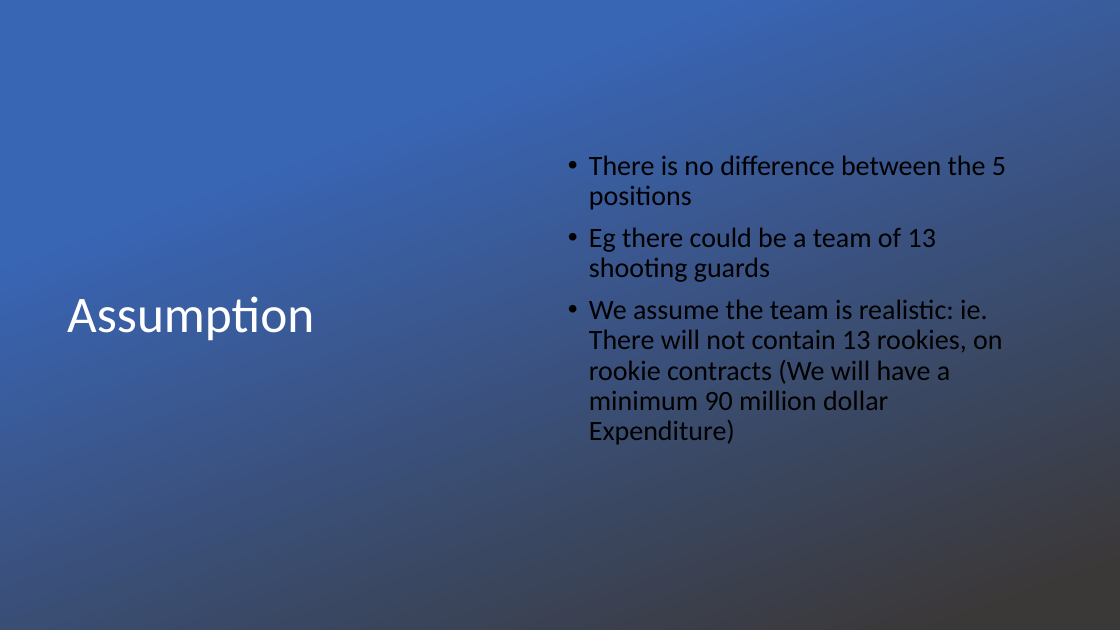
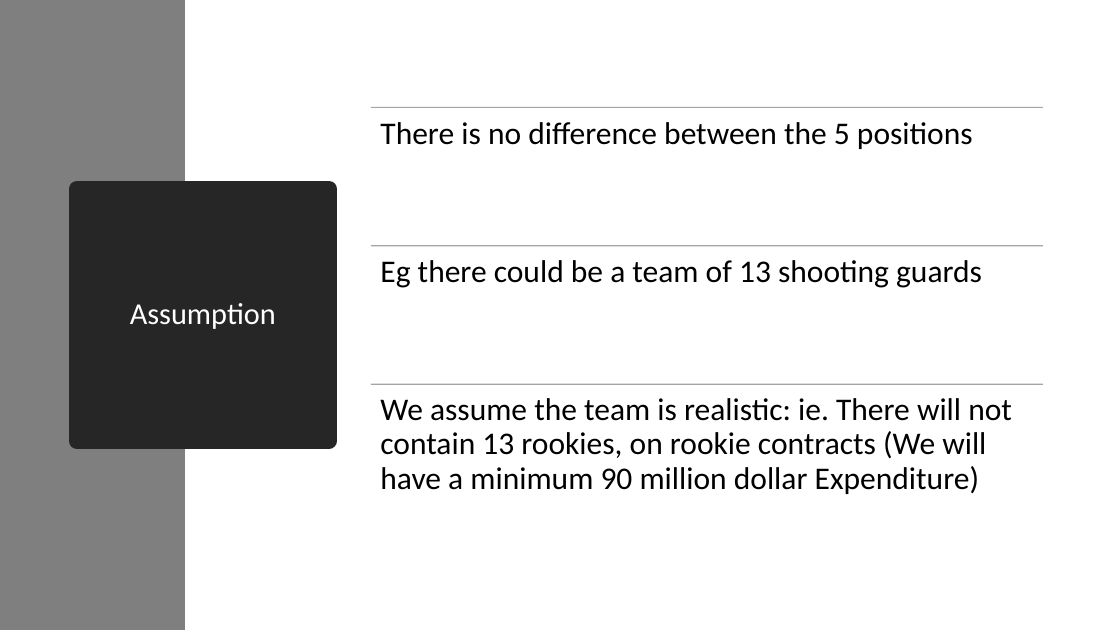
Before and after one commit to Math441Iguess/Math441NBAStuff, a slide deck: slide 4 of Creating a Championship Winning NBA Team (1).pptx. Drawn at 1120x630 pixels with LibreOffice and Linux fonts; fonts in the diff are those of the drawing; background and template pictures are left out. Boxes give left, top, right and bottom in pixels: in the first picture for what was removed or moved away, otherwise in the second. Text is boxed around its words. In the diff, an @@ line names an element or a change of style, - is before the commit and + after.

```diff
--- a/Creating a Championship Winning NBA Team (1).pptx
+++ b/Creating a Championship Winning NBA Team (1).pptx
@@ rectangle removed at [0, 0, 1120, 630] @@
@@ rectangle added at [0, 0, 185, 630], fill #7F7F7F @@
@@ text at [589, 155, 1006, 282]: paragraphs removed @@
-• There is no difference between the 5 positions
-• Eg there could be a team of 13 shooting guards
@@ title "Assumption": place and size @@
-title "Assumption" at [67, 296, 314, 341]
+title "Assumption" at [77, 189, 329, 441]
@@ title "Assumption" at [77, 189, 329, 441]: size 44 to 26 pt; alignment left to centre; fill none to #262626; outline none to #262626 13.75 pt @@
@@ text "We assume the team is ...": place and size @@
-text "We assume the team is ..." at [589, 155, 1006, 445]
+text "We assume the team is ..." at [380, 398, 1012, 494]
@@ text "We assume the team is ..." at [380, 398, 1012, 494]: size 24 to 27 pt; bullet • to none; vertical alignment middle to top @@
@@ group added at [371, 108, 1044, 384]: 3 lines, 2 texts @@
+There is no difference between the 5 positions
+Eg there could be a team of 13 shooting guards
```
Also in this commit, not shown: 13 other slides changed.
